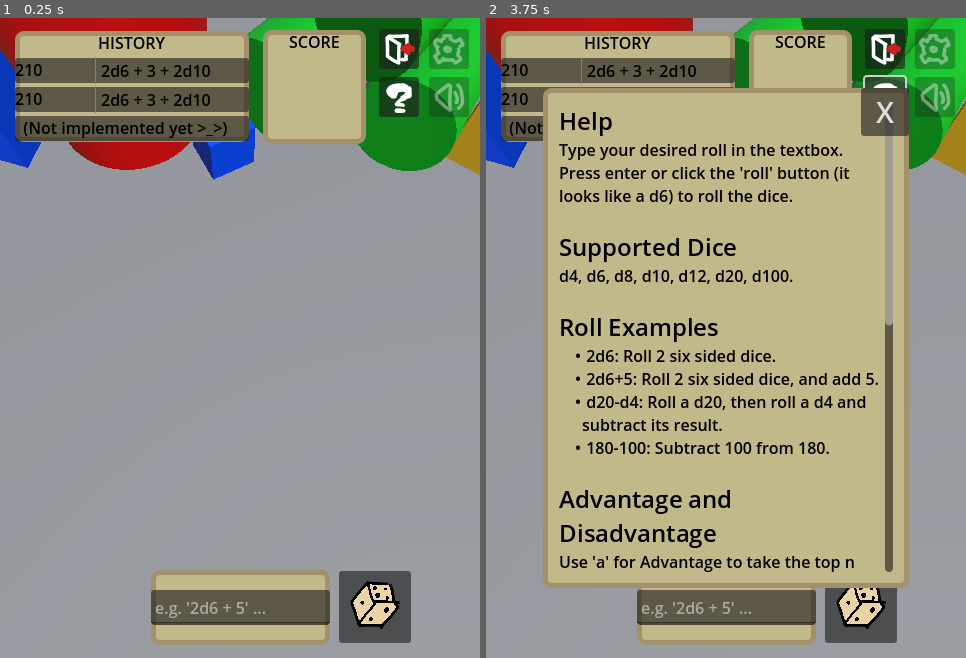
Above: before the commit, frames 1-2 (left to right).
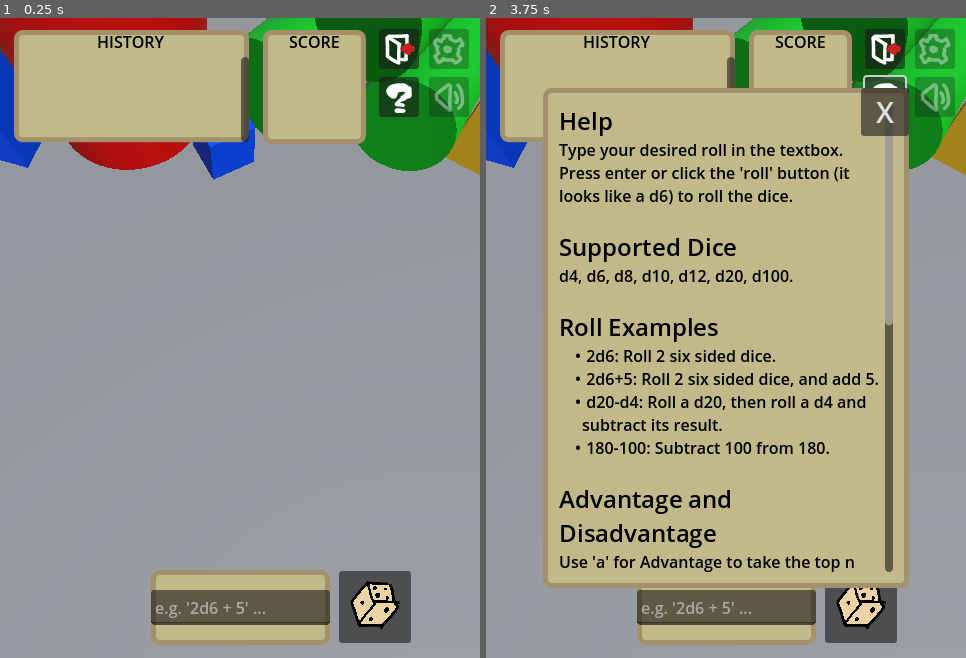
Above: after the commit, the same moments.

Repository: connie-bb/dalmation
Game: Godot game, scene res://main.tscn
Same seed, same stepped clock (60 frames per second), same inputs: the game is played once before the commit and once after it.
Inputs (mouse positions are in pixels of both pictures, inside the frame that each line leads up to):
- Up to frame 1 (0.25 s): no input
- Up to frame 2 (3.75 s): click (726, 606) at 0.52 s; type "Alex" at 0.6 s; click (860, 606) at 1.25 s; click (860, 606) at 2 s; click (860, 606) at 2.75 s; click (884, 94) at 3.5 s

The runs differ from the first frame. In frame 1, 6.0% of the frame differs, in the area x 2-52%, y 1-20%; in frame 2, 3.0%.

Commit message:
feat: roll history + replay buttons

Diff:
--- a/backend/conductor.gd
+++ b/backend/conductor.gd
@@ -3,6 +3,10 @@
 # Holds references to the most important logic objects and
 # orchestrates their behaviour.
 
+# Variables
+var most_recent_roll_text: String = ""
+
+# References
 @export var dice_roller: DiceRoller
 @export var score_counter: ScoreCounter
 @export var roll_text_parser: RollTextParser
@@ -42,6 +46,8 @@
 	if roll_text_parser.spawnlist.is_empty():
 		_on_score_counted( 0 )
 		return
+
+	most_recent_roll_text = roll_text_edit.text
 	dice_roller.roll_dice( roll_text_parser.spawnlist )
 
 func _on_ready_to_count():
@@ -51,3 +57,8 @@
 	score += roll_text_parser.constants_sum
 	Debug.log( "Score: " + str( score ), Debug.TAG.INFO )
 	gui.display_score( score )
+	gui.add_history( score, most_recent_roll_text )
+
+func _on_replay_requested( roll_text: String ):
+	roll_text_edit.text = roll_text
+	_on_roll_button_pressed()
--- a/gui/gui.gd
+++ b/gui/gui.gd
@@ -4,10 +4,16 @@
 # References
 @export var score_label: Label
 @export var error_panel: ErrorPanel
+@export var history: History
 @onready var help_menu: HelpMenu = $help_menu
 
 func _ready():
 	assert( score_label != null, "GUI has no assigned score_label" )
+	assert( error_panel != null, "GUI has no assigned error_panel" )
+	assert( history != null, "GUI has no assigned History" )
+
+func add_history( score: int, roll: String ):
+	history.add( score, roll )
 
 func display_score( score: int ):
 	score_label.text = str( score )
--- /dev/null
+++ b/gui/history.gd
@@ -0,0 +1,27 @@
+extends Panel
+class_name History
+
+# References
+var row_resource: Resource = preload("res://gui/history_row.tscn")
+@onready var history_table = $VBoxContainer/ScrollContainer/history_table
+
+# Constant
+signal replay_requested( roll_text: String )
+
+func _ready():
+	# Remove placeholder row
+	remove( history_table.get_children()[0] )
+
+func add( score: int, roll: String ):
+	var row: HistoryRow = row_resource.instantiate()
+	row.get_node( "HBoxContainer/score_label" ).text = str( score )
+	row.get_node( "HBoxContainer/roll_label" ).text = roll
+	history_table.add_child( row )
+	history_table.move_child( row, 0 )
+	row.row_wants_replay.connect( _on_row_wants_replay )
+
+func remove( row: Node ):
+	row.queue_free()
+
+func _on_row_wants_replay( roll_text: String ):
+	replay_requested.emit( roll_text )
--- /dev/null
+++ b/gui/history.tscn
@@ -0,0 +1,46 @@
+[gd_scene load_steps=3 format=3 uid="uid://brhhb2juwnmcd"]
+
+[ext_resource type="Script" uid="uid://cewrxsgewmuou" path="res://gui/history.gd" id="1_83wuu"]
+[ext_resource type="PackedScene" uid="uid://k74d0w4efxnw" path="res://gui/history_row.tscn" id="1_tsd3m"]
+
+[node name="history" type="Panel"]
+custom_minimum_size = Vector2(235, 112.2)
+anchors_preset = 15
+anchor_right = 1.0
+anchor_bottom = 1.0
+offset_left = 15.0
+offset_top = 13.0
+offset_right = -231.0
+offset_bottom = -516.0
+grow_horizontal = 2
+grow_vertical = 2
+script = ExtResource("1_83wuu")
+
+[node name="VBoxContainer" type="VBoxContainer" parent="."]
+layout_mode = 1
+anchors_preset = 15
+anchor_right = 1.0
+anchor_bottom = 1.0
+grow_horizontal = 2
+grow_vertical = 2
+
+[node name="Label" type="Label" parent="VBoxContainer"]
+layout_mode = 2
+text = "HISTORY"
+horizontal_alignment = 1
+vertical_alignment = 1
+
+[node name="ScrollContainer" type="ScrollContainer" parent="VBoxContainer"]
+layout_mode = 2
+size_flags_vertical = 3
+horizontal_scroll_mode = 0
+vertical_scroll_mode = 2
+
+[node name="history_table" type="VBoxContainer" parent="VBoxContainer/ScrollContainer"]
+clip_contents = true
+layout_mode = 2
+size_flags_horizontal = 3
+size_flags_vertical = 3
+
+[node name="history_row" parent="VBoxContainer/ScrollContainer/history_table" instance=ExtResource("1_tsd3m")]
+layout_mode = 2
--- /dev/null
+++ b/gui/history_row.gd
@@ -0,0 +1,14 @@
+extends PanelContainer
+class_name HistoryRow
+
+# Constant
+signal row_wants_replay( roll_text: String )
+
+# References
+@onready var roll_label: Label = $HBoxContainer/roll_label
+
+func _on_delete_button_pressed():
+	queue_free()
+
+func _on_replay_button_pressed():
+	row_wants_replay.emit( roll_label.text )
--- /dev/null
+++ b/gui/history_row.tscn
@@ -0,0 +1,50 @@
+[gd_scene load_steps=4 format=3 uid="uid://k74d0w4efxnw"]
+
+[ext_resource type="Texture2D" uid="uid://dqitu07tqlcf0" path="res://gui/icons/play.png" id="1_6ebrb"]
+[ext_resource type="Script" uid="uid://5cdugyl4doq4" path="res://gui/history_row.gd" id="1_hbhih"]
+[ext_resource type="Texture2D" uid="uid://bxq3rhkyuusyw" path="res://gui/icons/x.png" id="2_hbhih"]
+
+[node name="history_row" type="PanelContainer"]
+custom_minimum_size = Vector2(100, 25)
+offset_right = 193.0
+offset_bottom = 25.0
+size_flags_vertical = 4
+script = ExtResource("1_hbhih")
+
+[node name="HBoxContainer" type="HBoxContainer" parent="."]
+custom_minimum_size = Vector2(0, 25)
+layout_mode = 2
+size_flags_vertical = 0
+
+[node name="score_label" type="Label" parent="HBoxContainer"]
+layout_mode = 2
+size_flags_horizontal = 3
+size_flags_vertical = 1
+size_flags_stretch_ratio = 0.5
+text = "-----"
+vertical_alignment = 1
+clip_text = true
+text_overrun_behavior = 3
+
+[node name="VSeparator" type="VSeparator" parent="HBoxContainer"]
+layout_mode = 2
+
+[node name="roll_label" type="Label" parent="HBoxContainer"]
+layout_mode = 2
+size_flags_horizontal = 3
+size_flags_vertical = 1
+text = "-----"
+vertical_alignment = 1
+clip_text = true
+text_overrun_behavior = 3
+
+[node name="replay_button" type="Button" parent="HBoxContainer"]
+layout_mode = 2
+icon = ExtResource("1_6ebrb")
+
+[node name="delete_button" type="Button" parent="HBoxContainer"]
+layout_mode = 2
+icon = ExtResource("2_hbhih")
+
+[connection signal="pressed" from="HBoxContainer/replay_button" to="." method="_on_replay_button_pressed"]
+[connection signal="pressed" from="HBoxContainer/delete_button" to="." method="_on_delete_button_pressed"]
--- a/main.tscn
+++ b/main.tscn
@@ -11,6 +11,7 @@
 [ext_resource type="Script" uid="uid://du4l3n5t0hrdv" path="res://backend/conductor.gd" id="7_272bh"]
 [ext_resource type="Texture2D" uid="uid://clbsxfowrf5lw" path="res://gui/icons/exit.png" id="9_kek77"]
 [ext_resource type="Texture2D" uid="uid://o4hrbomhvjtr" path="res://gui/icons/settings.png" id="10_efxa6"]
+[ext_resource type="PackedScene" uid="uid://brhhb2juwnmcd" path="res://gui/history.tscn" id="10_yaehf"]
 [ext_resource type="Script" uid="uid://gqyj36rge4px" path="res://gui/exit_button.gd" id="10_ycdy4"]
 [ext_resource type="Texture2D" uid="uid://cd13kg2snxduq" path="res://gui/icons/help.png" id="11_dg77c"]
 [ext_resource type="Texture2D" uid="uid://dtxhnjdtjehtu" path="res://gui/icons/volume.png" id="12_dg77c"]
@@ -235,7 +236,7 @@
 [node name="score_counter" type="Node" parent="."]
 script = ExtResource("3_h2yge")
 
-[node name="GUI" type="Control" parent="." node_paths=PackedStringArray("score_label", "error_panel")]
+[node name="GUI" type="Control" parent="." node_paths=PackedStringArray("score_label", "error_panel", "history")]
 layout_mode = 3
 anchors_preset = 15
 anchor_right = 1.0
@@ -247,6 +248,7 @@
 script = ExtResource("4_1bvp3")
 score_label = NodePath("score_panel/VBoxContainer/score_label")
 error_panel = NodePath("error_panel")
+history = NodePath("history")
 
 [node name="roll_button" type="Button" parent="GUI"]
 layout_mode = 2
@@ -325,100 +327,17 @@
 horizontal_alignment = 1
 vertical_alignment = 1
 
-[node name="history_panel" type="Panel" parent="GUI"]
-layout_mode = 1
-anchors_preset = 15
-anchor_right = 1.0
-anchor_bottom = 1.0
-offset_left = 15.0
-offset_top = 13.0
-offset_right = -231.0
-offset_bottom = -516.0
-grow_horizontal = 2
-grow_vertical = 2
-
-[node name="VBoxContainer" type="VBoxContainer" parent="GUI/history_panel"]
-layout_mode = 1
-anchors_preset = 15
-anchor_right = 1.0
-anchor_bottom = 1.0
-grow_horizontal = 2
-grow_vertical = 2
-
-[node name="Label" type="Label" parent="GUI/history_panel/VBoxContainer"]
-layout_mode = 2
-text = "HISTORY"
-horizontal_alignment = 1
-vertical_alignment = 1
-
-[node name="history_table" type="VBoxContainer" parent="GUI/history_panel/VBoxContainer"]
-layout_mode = 2
-size_flags_vertical = 3
-
-[node name="history_table_row" type="PanelContainer" parent="GUI/history_panel/VBoxContainer/history_table"]
-layout_mode = 2
-size_flags_vertical = 4
-
-[node name="HBoxContainer" type="HBoxContainer" parent="GUI/history_panel/VBoxContainer/history_table/history_table_row"]
-custom_minimum_size = Vector2(0, 25)
-layout_mode = 2
-size_flags_vertical = 0
-
-[node name="score_label" type="Label" parent="GUI/history_panel/VBoxContainer/history_table/history_table_row/HBoxContainer"]
-layout_mode = 2
-size_flags_horizontal = 3
-size_flags_vertical = 1
-size_flags_stretch_ratio = 0.5
-text = "210"
-
-[node name="VSeparator" type="VSeparator" parent="GUI/history_panel/VBoxContainer/history_table/history_table_row/HBoxContainer"]
-layout_mode = 2
-
-[node name="roll_label" type="Label" parent="GUI/history_panel/VBoxContainer/history_table/history_table_row/HBoxContainer"]
-layout_mode = 2
-size_flags_horizontal = 3
-text = "2d6 + 3 + 2d10"
-
-[node name="history_table_row2" type="PanelContainer" parent="GUI/history_panel/VBoxContainer/history_table"]
-layout_mode = 2
-size_flags_vertical = 4
-
-[node name="HBoxContainer" type="HBoxContainer" parent="GUI/history_panel/VBoxContainer/history_table/history_table_row2"]
-custom_minimum_size = Vector2(0, 25)
-layout_mode = 2
-size_flags_vertical = 0
-
-[node name="score_label" type="Label" parent="GUI/history_panel/VBoxContainer/history_table/history_table_row2/HBoxContainer"]
-layout_mode = 2
-size_flags_horizontal = 3
-size_flags_vertical = 1
-size_flags_stretch_ratio = 0.5
-text = "210"
-
-[node name="VSeparator" type="VSeparator" parent="GUI/history_panel/VBoxContainer/history_table/history_table_row2/HBoxContainer"]
-layout_mode = 2
-
-[node name="roll_label" type="Label" parent="GUI/history_panel/VBoxContainer/history_table/history_table_row2/HBoxContainer"]
-layout_mode = 2
-size_flags_horizontal = 3
-theme_override_colors/font_color = Color(0, 0, 0, 1)
-text = "2d6 + 3 + 2d10"
-
-[node name="history_table_row3" type="PanelContainer" parent="GUI/history_panel/VBoxContainer/history_table"]
-layout_mode = 2
-size_flags_vertical = 4
-
-[node name="HBoxContainer" type="HBoxContainer" parent="GUI/history_panel/VBoxContainer/history_table/history_table_row3"]
-custom_minimum_size = Vector2(0, 25)
-layout_mode = 2
-size_flags_vertical = 0
-
-[node name="score_label" type="Label" parent="GUI/history_panel/VBoxContainer/history_table/history_table_row3/HBoxContainer"]
-layout_mode = 2
-size_flags_horizontal = 3
-size_flags_vertical = 1
-size_flags_stretch_ratio = 0.5
-text = "  (Not implemented yet >_>)"
+[node name="history" parent="GUI" instance=ExtResource("10_yaehf")]
+layout_mode = 1
+anchors_preset = 0
+anchor_right = 0.0
+anchor_bottom = 0.0
+offset_left = 14.0
+offset_top = 12.0
+offset_right = 249.0
+offset_bottom = 124.2
+grow_horizontal = 1
+grow_vertical = 1
 
 [node name="exit_button" type="Button" parent="GUI"]
 layout_mode = 0
@@ -494,6 +413,7 @@
 [connection signal="score_counted" from="score_counter" to="Conductor" method="_on_score_counted"]
 [connection signal="pressed" from="GUI/roll_button" to="Conductor" method="_on_roll_button_pressed"]
 [connection signal="text_changed" from="GUI/Panel/roll_text_edit" to="GUI/Panel/roll_text_edit" method="_on_text_changed"]
+[connection signal="replay_requested" from="GUI/history" to="Conductor" method="_on_replay_requested"]
 [connection signal="pressed" from="GUI/exit_button" to="GUI/exit_button" method="_on_pressed"]
 [connection signal="pressed" from="GUI/help_button" to="GUI" method="_on_help_button_pressed"]
 [connection signal="timeout" from="GUI/error_panel/display_timer" to="GUI/error_panel" method="_on_display_timeout"]
Not shown, added: gui/history.gd.uid
Not shown, added: gui/history_row.gd.uid
Binary file added: gui/icons/play.png
Not shown, added: gui/icons/play.png.import
Binary file added: gui/icons/x.png
Not shown, added: gui/icons/x.png.import
Not shown: 1 places in main.tscn that only renumber resources
Not shown, added: gui/icons/play.png~
Not shown, added: gui/icons/x.png~
